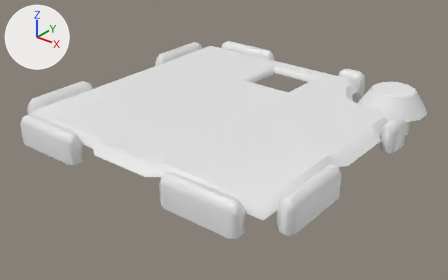
An edit to the OBJ model Run-On Sentence/Assets/Models/ModelComponent.obj, drawn before and after from the same camera.
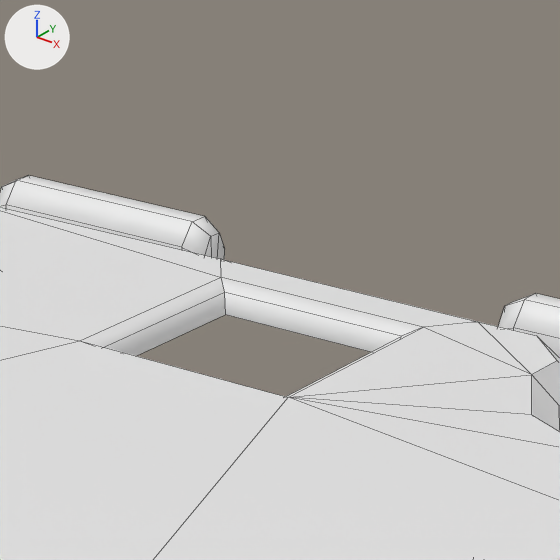
Each version appears first whole from a camera (50 mm lens) standing at (2.24, -2.86, 1.65) and looking at (0.01, -0.07, -0.08), and next in a close-up on the part from 50% to 79% of the width and 0% to 47% of the height. The axes (+X, +Y, +Z) are drawn at upper left. The lights are the same throughout. The close-ups show mesh edges as thin lines. Where no turn or scale is listed for an object, it has been applied to the vertices.

The older version as bpy lines, for what is in view:
```python
me_modelcomponent = bpy.data.meshes.new('ModelComponent')
me_modelcomponent.from_pydata(...)  # 343 vertices, 279 faces; spans x -1.0..1.0, y -1.0..1.0, z -0.09..0.2
# before: 108 (-0.2, 0.38, 0.15) at pixel (79, 340), 120 (0.2, 0.38, 0.15) at pixel (288, 397), 122 (0.26, 0.85, 0.15) at pixel (477, 321), 124 (0.44, 0.77, 0.15) at pixel (557, 360), 125 (0.44, 0.69, 0.15) at pixel (531, 374)
# before: 127 (0.36, 0.85, 0.15) at pixel (536, 335), 333 (0.2, 0.77, 0.15) at pixel (423, 327), 334 (-0.2, 0.77, 0.15) at pixel (220, 277), 335 (0.17, 0.4, 0.14), 336 (-0.17, 0.4, 0.14)
# before: 337 (0.16, 0.41, 0.1), 338 (-0.16, 0.41, 0.1), 339 (0.17, 0.75, 0.14) at pixel (401, 336), 340 (0.16, 0.74, 0.1), 341 (-0.17, 0.75, 0.14) at pixel (224, 292)
# before: 342 (-0.16, 0.74, 0.1) at pixel (225, 314)
ob_modelcomponent = bpy.data.objects.new('ModelComponent', me_modelcomponent)
ob_modelcomponent.location = (0.0, 0.0, 0.0)
```
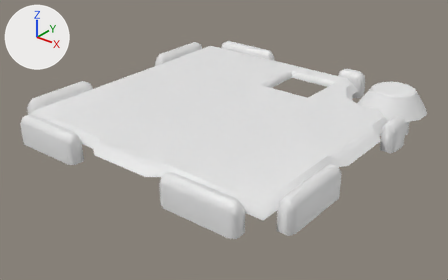
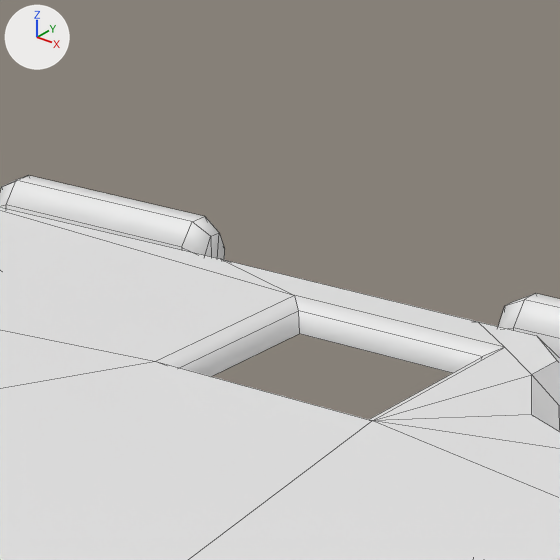
The change, as a list of edits to the scene's bpy script:
```text
Change me_modelcomponent:
    where me_modelcomponent.from_pydata(...)  # 343 vertices, 279 faces; spans x -1.0..1.0, y -1.0..1.0, z -0.09..0.2
    used by ob_modelcomponent
    verts and faces of me_modelcomponent; kept vertices keep their numbers, new ones are numbered from 343
    me_modelcomponent part 1
    add delete_faces([(122, 125, 124, 127), (122, 333, 125)])
    add for i in [108, 120, 333, 334, 335, *range(337, 341), 342]: verts[i] += (0.15, 0.0, 0.0)
    add verts[336] = (-0.03, 0.4, 0.14)  # moved, pixel (177, 368)
    add verts[341] = (-0.03, 0.75, 0.14)  # moved, pixel (298, 310)
    add faces += [(122, 333, 125, 124, 127)]
```

Where the change shows, as pixel boxes (x1, y1, x2, y2) in the close-ups (560 x 560 px):
part 1 of me_modelcomponent, cut back
    both: (0, 208, 560, 560)
